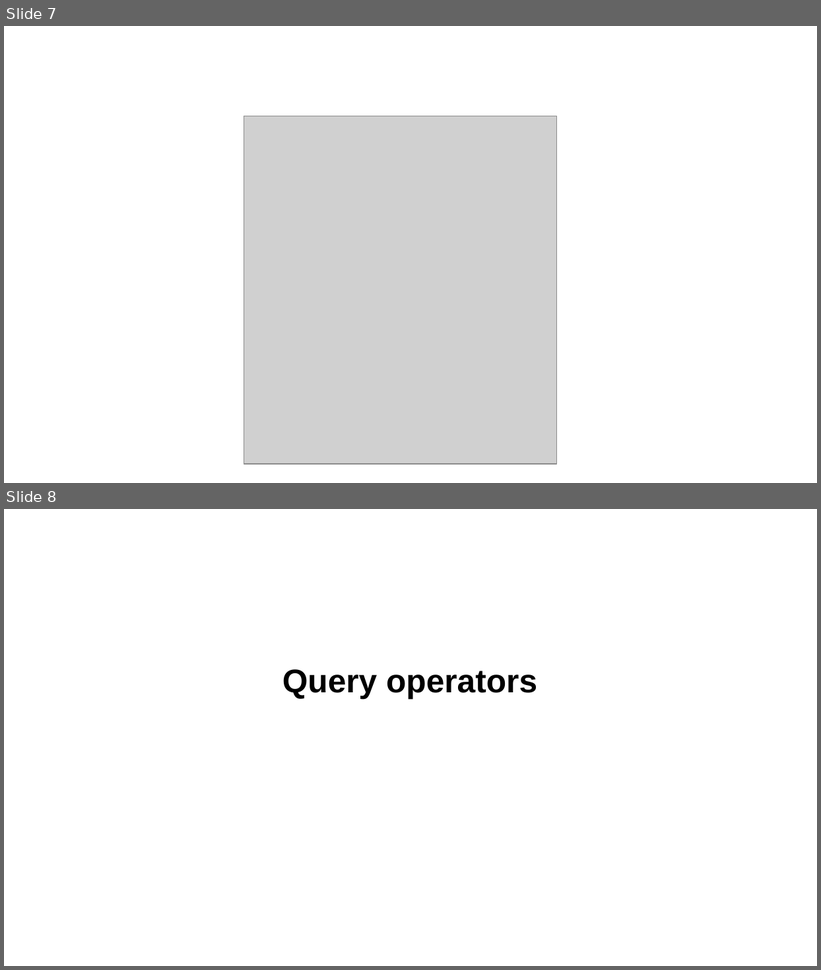
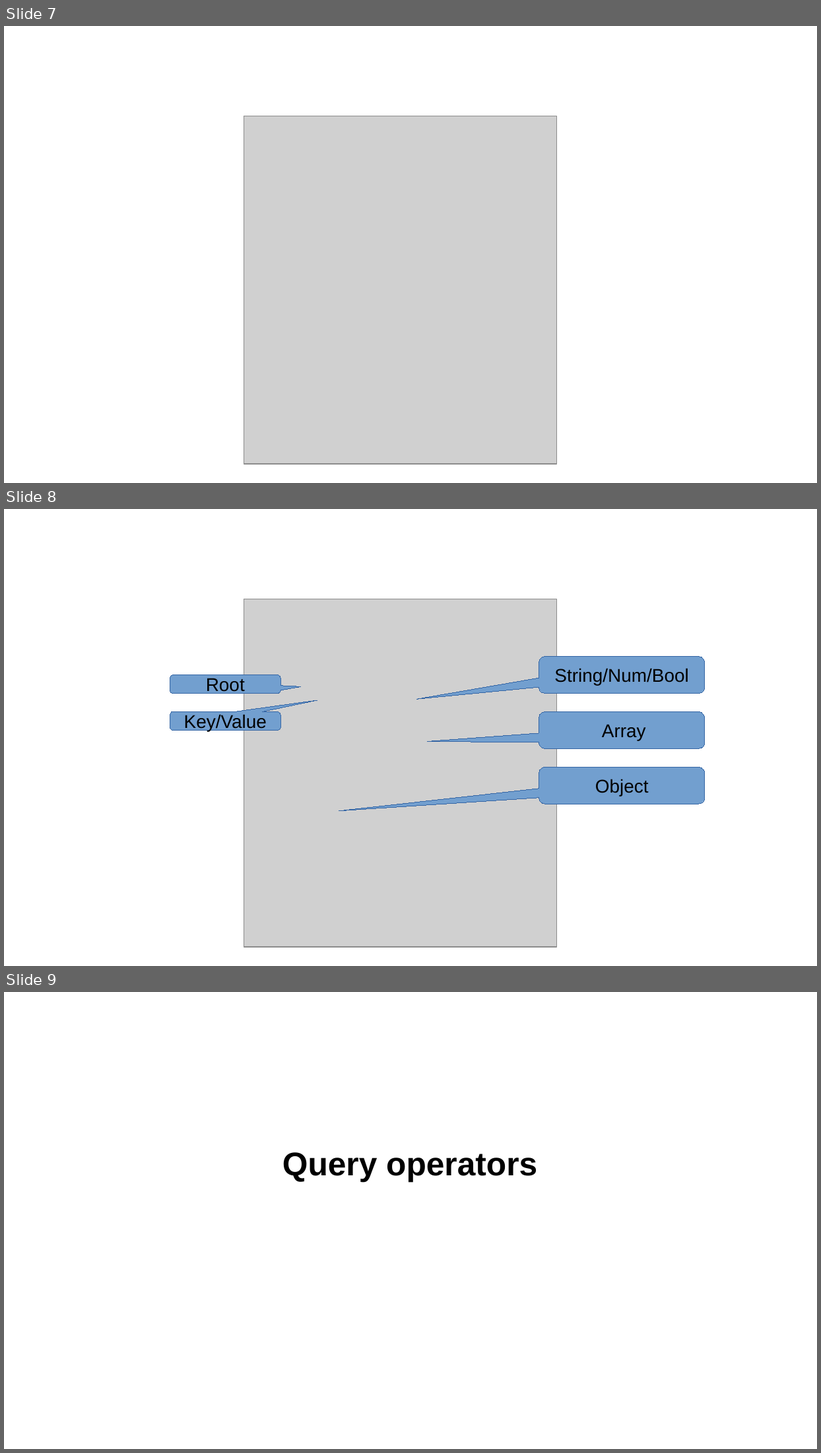
Before and after one commit to skrabbenborg/nosql-talk, a slide deck: presentation/presentation.pptx. Shown one above the other, each under a label of ours: slides 7 and 8 before the commit, slides 7, 8 and 9 after it. The pictures are 821x970 and 821x1453 pixels, drawn with LibreOffice and Linux fonts; fonts in the diff are those of the drawing; grey boxes stand for pictures; background and template pictures are left out. Boxes give left, top, right and bottom in pixels: in the first picture for what was removed or moved away, otherwise in the second. Text is boxed around its words. In the diff, an @@ line names an element or a change of style, - is before the commit and + after.

```diff
--- a/presentation/presentation.pptx
+++ b/presentation/presentation.pptx
@@ slide 8 added at bbox=[4, 509, 817, 966], background picture (left out) @@
@@ picture added at bbox=[244, 599, 557, 947] @@
@@ rounded speech box added at bbox=[539, 657, 705, 693], fill #729FCF, outline #3465A4 0 pt, 18 pt, text #000000 @@
+String/Num/Bool
@@ rounded speech box added at bbox=[170, 675, 281, 693], fill #729FCF, outline #3465A4 0 pt, 18 pt, text #000000 @@
+Root
@@ rounded speech box added at bbox=[170, 712, 281, 730], fill #729FCF, outline #3465A4 0 pt, 18 pt, text #000000 @@
+Key/Value
@@ rounded speech box added at bbox=[539, 712, 705, 749], fill #729FCF, outline #3465A4 0 pt, 18 pt, text #000000 @@
+Array
@@ rounded speech box added at bbox=[539, 767, 705, 804], fill #729FCF, outline #3465A4 0 pt, 18 pt, text #000000 @@
+Object
@@ what was slide 8 is now slide 9 @@
```
Also in this commit, not shown: 2 slides changed, 2 other slides added, 2 slides removed, 8 other files.
